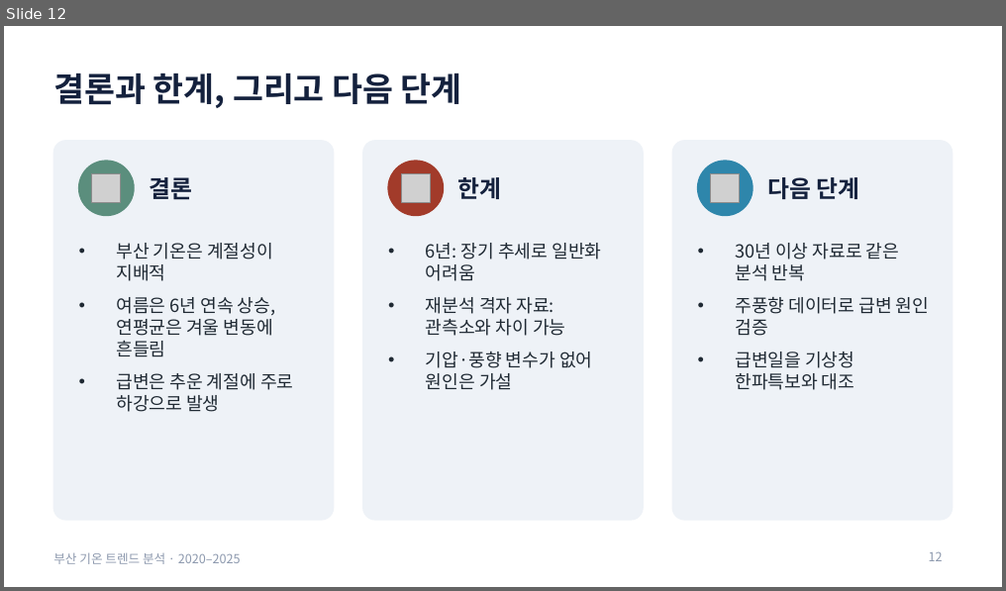
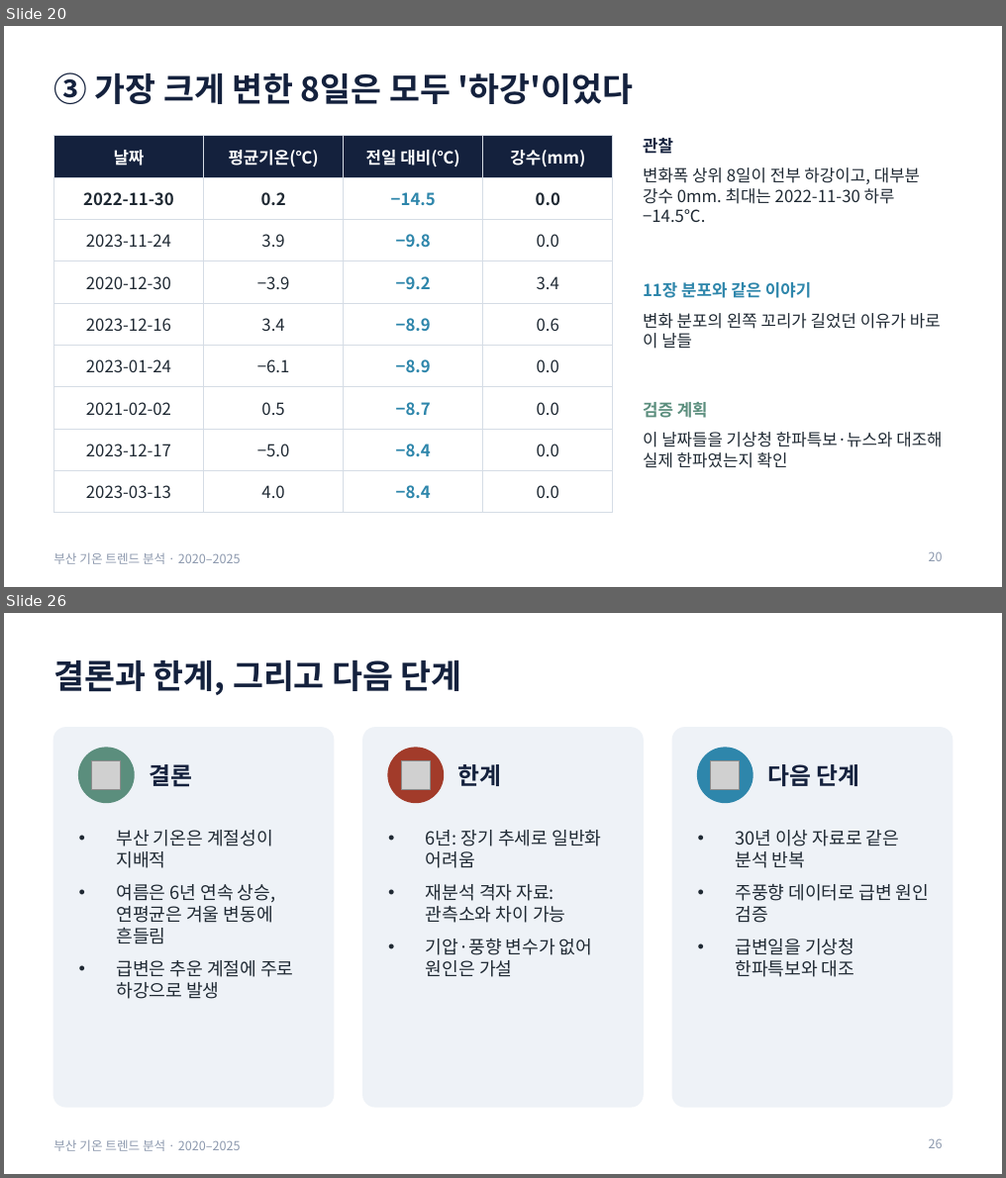
Before and after one commit to 17lucky71/busan-temperature-trend, a slide deck: docs/presentation.pptx. Shown one above the other, each under a label of ours: slide 12 before the commit, slides 20 and 26 after it; the slides between them are not shown. The pictures are 1006x591 and 1006x1178 pixels, drawn with LibreOffice and Linux fonts; fonts in the diff are those of the drawing; grey boxes stand for pictures. Boxes give left, top, right and bottom in pixels: in the first picture for what was removed or moved away, otherwise in the second. Text is boxed around its words. In the diff, an @@ line names an element or a change of style, - is before the commit and + after.

```diff
--- a/docs/presentation.pptx
+++ b/docs/presentation.pptx
@@ slide 20 added at [4,26,1002,587], background #FFFFFF; not listed: 1 template element that a slide beside it also shows @@
@@ title added at [54,73,633,104], 24 pt, text #14213D, bold @@
+③ 가장 크게 변한 8일은 모두 '하강'이었다
@@ table added at [54,136,613,503], 9 rows, 4 columns @@
+날짜 | 평균기온(℃) | 전일 대비(℃) | 강수(mm)
+2022-11-30 | 0.2 | −14.5 | 0.0
+2023-11-24 | 3.9 | −9.8 | 0.0
+2020-12-30 | −3.9 | −9.2 | 3.4
+2023-12-16 | 3.4 | −8.9 | 0.6
+2023-01-24 | −6.1 | −8.9 | 0.0
+2021-02-02 | 0.5 | −8.7 | 0.0
+2023-12-17 | −5.0 | −8.4 | 0.0
+2023-03-13 | 4.0 | −8.4 | 0.0
@@ text added at [643,138,673,154], 12 pt, text #14213D, bold @@
+관찰
@@ text added at [643,168,920,222], 12 pt, text #1F2933 @@
+변화폭 상위 8일이 전부 하강이고, 대부분 강수 0mm. 최대는 2022-11-30 하루 −14.5℃.
@@ text added at [643,282,811,298], 12 pt, text #2E86AB, bold @@
+11장 분포와 같은 이야기
@@ text added at [643,313,941,349], 12 pt, text #1F2933 @@
+변화 분포의 왼쪽 꼬리가 길었던 이유가 바로 이 날들
@@ text added at [643,402,708,418], 12 pt, text #5B8E7D, bold @@
+검증 계획
@@ text added at [643,432,942,469], 12 pt, text #1F2933 @@
+이 날짜들을 기상청 한파특보·뉴스와 대조해 실제 한파였는지 확인
@@ page number added at [929,553,943,562], 9 pt, text #8D99AE @@
+20
@@ what was slide 12 is now slide 26 @@
@@ page number at [929,1139,943,1149]: text changed @@
-12
+26
```
Also in this commit, not shown: 9 slides changed, 13 other slides added.
